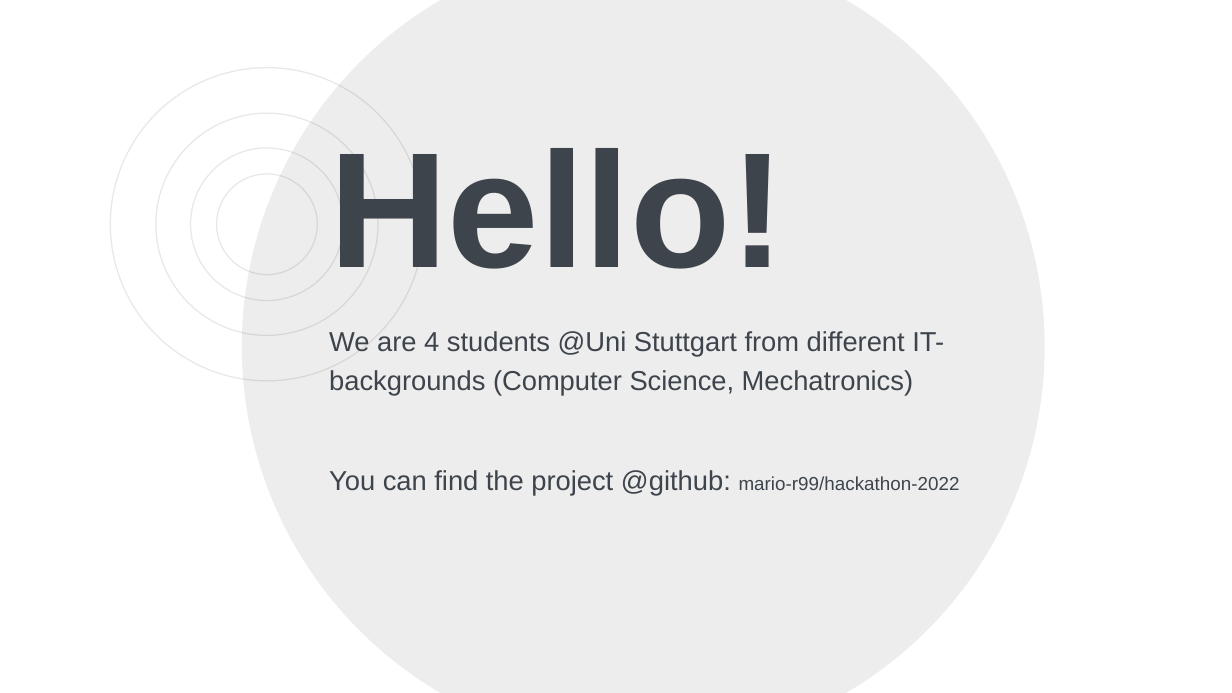
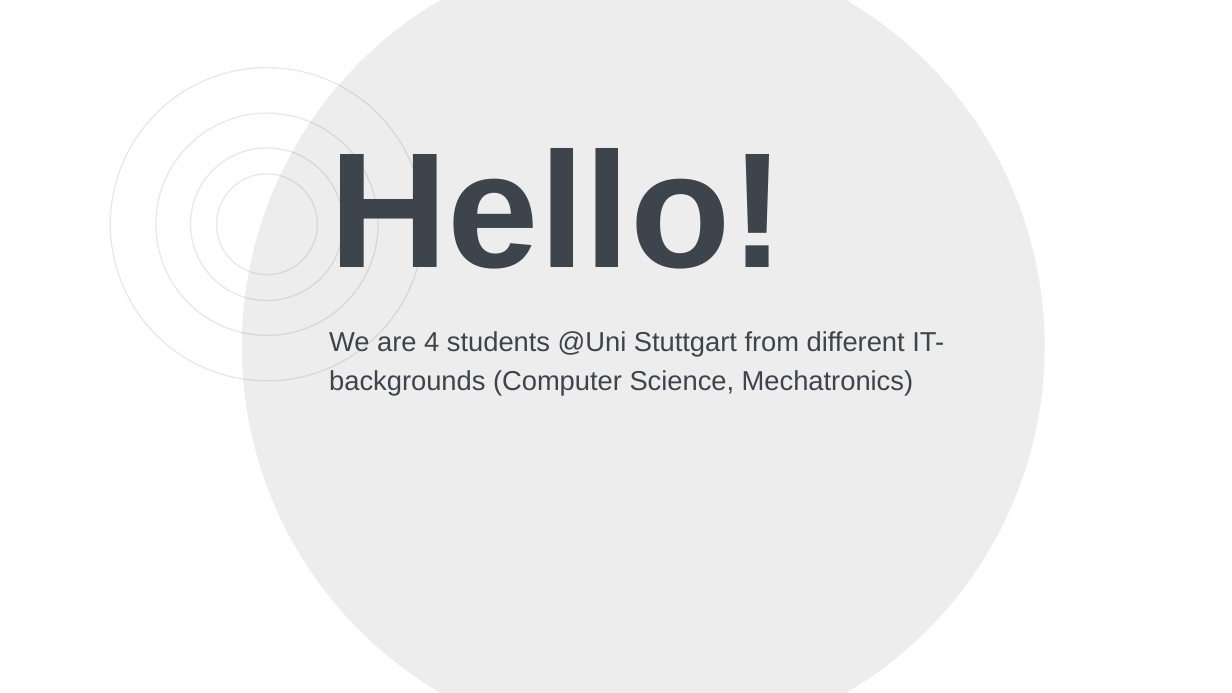
Before and after one commit to mario-r99/hackathon-2022, a slide deck: slide 2 of pitch/pitch.pptx. Drawn at 1232x693 pixels with LibreOffice and Linux fonts; fonts in the diff are those of the drawing. Boxes give left, top, right and bottom in pixels: in the first picture for what was removed or moved away, otherwise in the second. Text is boxed around its words. In the diff, an @@ line names an element or a change of style, - is before the commit and + after.

```diff
--- a/pitch/pitch.pptx
+++ b/pitch/pitch.pptx
@@ subtitle at [329,470,960,495]: paragraph removed @@
-You can find the project @github: mario-r99/hackathon-2022
```
Also in this commit, not shown: 2 other slides changed, 3 other files.
